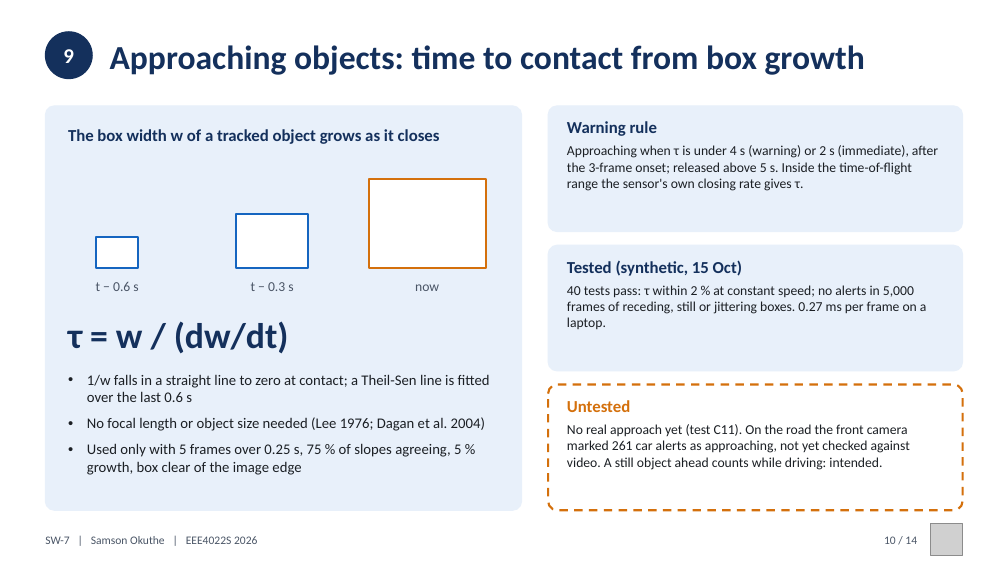
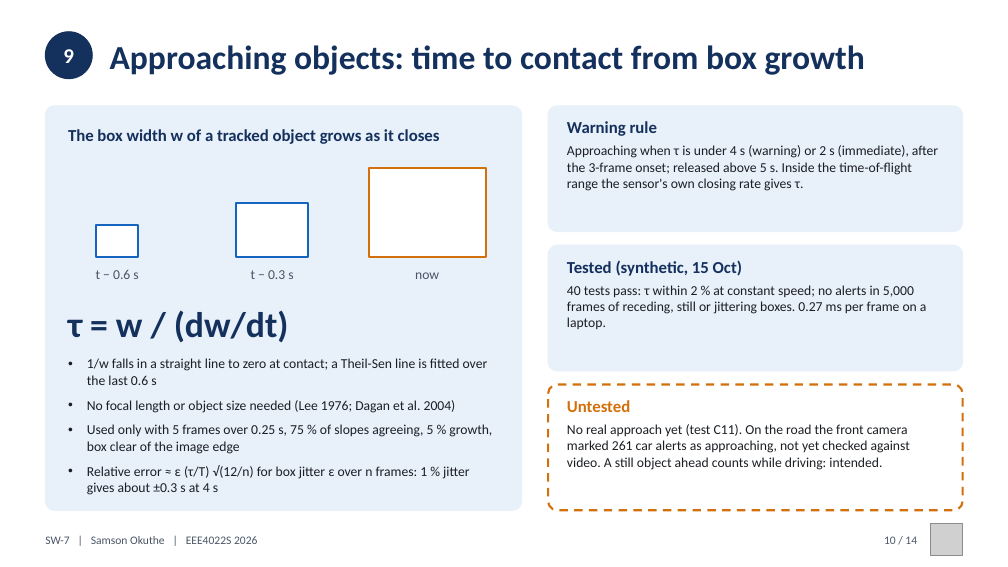
Before and after one commit to 0geder/Tukzie-HPEC-HUD, a slide deck: slide 10 of Presentation/SW7_Final_Presentation.pptx. Drawn at 1008x567 pixels with LibreOffice and Linux fonts; fonts in the diff are those of the drawing; grey boxes stand for pictures. Boxes give left, top, right and bottom in pixels: in the first picture for what was removed or moved away, otherwise in the second. Text is boxed around its words. In the diff, an @@ line names an element or a change of style, - is before the commit and + after.

```diff
--- a/Presentation/SW7_Final_Presentation.pptx
+++ b/Presentation/SW7_Final_Presentation.pptx
@@ 4 texts, 3 rectangles: place and size @@
-4 texts, 3 rectangles at [68,179,486,353]
+4 texts, 3 rectangles at [68,168,486,342]
@@ text "1/w falls in a straight ...": place and size @@
-text "1/w falls in a straight ..." at [87,374,490,475]
+text "1/w falls in a straight ..." at [87,358,492,495]
@@ text at [87,358,492,454]: size 14 to 13 pt in "1/w falls in a straight line to ...", "No focal length or object size needed ...", "Used only with 5 frames over 0.25 ..." @@
@@ text at [87,465,469,495]: paragraph added @@
+• Relative error ≈ ε (τ/T) √(12/n) for box jitter ε over n frames: 1 % jitter gives about ±0.3 s at 4 s
```
Also in this commit, not shown: 7 other slides changed, 6 other files.
